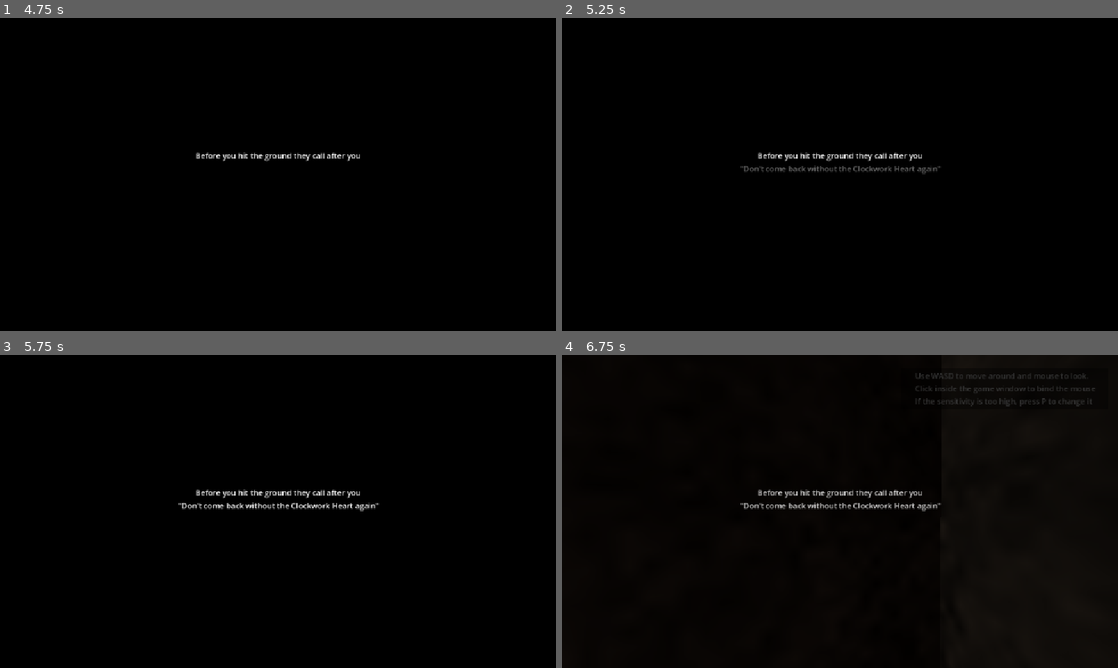
Above: before the commit, frames 1-4 (two rows, left to right).
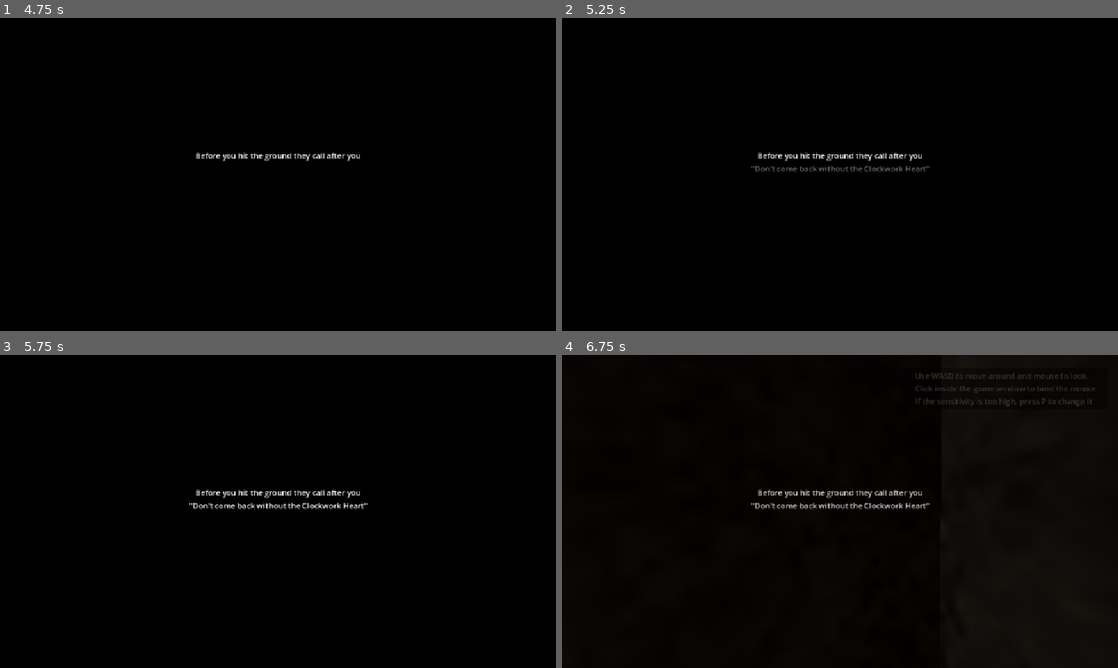
Above: after the commit, the same moments.

Repository: Adam-Gallina/ldj57
Game: Godot game, scene res://main.tscn
Same seed, same stepped clock (60 frames per second), same inputs: the game is played once before the commit and once after it. The engine's default icon, where the game draws it, is replaced by a stand-in: a white triangle on a blue panel in a dark square.
Inputs (mouse positions are in pixels of both pictures, inside the frame that each line leads up to):
- Up to frame 1 (4.75 s): click "Play" at 0.5 s; click "Play" at 1.25 s; move the mouse to (305, 174) at 2.02 s; hold W (Forward) from 2.03 s (still down); click (305, 174) at 2.1 s; tap Enter at 2.75, 4.25 s; move the mouse to (250, 174) at 2.77 s; tap Shift at 2.85, 4.35 s; tap Space at 3.5 s; move the mouse to (289, 168) at 3.52 s; click (289, 168) at 3.6 s; move the mouse to (272, 180) at 4.27 s
- Up to frame 2 (5.25 s): keep holding W (Forward); tap Space at 5 s; move the mouse to (878, 177) at 5.02 s; click (878, 177) at 5.1 s
- Up to frame 3 (5.75 s): keep holding W (Forward)
- Up to frame 4 (6.75 s): keep holding W (Forward); tap Enter at 5.75 s; move the mouse to (795, 508) at 5.77 s; tap Shift at 5.85 s; tap Space at 6.5 s; move the mouse to (845, 511) at 6.52 s; click (845, 511) at 6.6 s

Frame 1 is identical in both runs. In frame 2, 0.3% of the frame differs, in the area x 32-68%, y 47-50%; in frame 3, 0.5%, in the area x 32-69%, y 47-50%; in frame 4, 0.5%.

Commit message:
Fixed hints on gears

Diff:
--- a/Map.tscn
+++ b/Map.tscn
@@ -2041,7 +2041,7 @@
 [node name="SmallGear" parent="Rooms/Workshop/HallDoorTile/EntranceGears/GearMount" instance=ExtResource("11_0odt2")]
 transform = Transform3D(1, 0, 0, 0, -4.37114e-08, 1, 0, -1, -4.37114e-08, 0, 0, 0)
 
-[node name="Alert2" parent="Rooms/Workshop/HallDoorTile/EntranceGears/GearMount/SmallGear" instance=ExtResource("16_obikd")]
+[node name="Alert" parent="Rooms/Workshop/HallDoorTile/EntranceGears/GearMount/SmallGear" instance=ExtResource("16_obikd")]
 transform = Transform3D(1, 0, 0, 0, -4.37114e-08, -1, 0, 1, -4.37114e-08, 0, 0, 0)
 
 [node name="GearMount5" parent="Rooms/Workshop/HallDoorTile/EntranceGears" instance=ExtResource("8_iye0r")]
@@ -2379,13 +2379,14 @@
 [node name="LargeGear" parent="Rooms/Hallway" instance=ExtResource("13_275sb")]
 transform = Transform3D(1, 0, 0, 0, 0.636711, 0.771103, 0, -0.771103, 0.636711, -11.5581, 0.286917, 4.66991)
 
-[node name="Alert2" parent="Rooms/Hallway/LargeGear" instance=ExtResource("16_obikd")]
-transform = Transform3D(1, 0, 0, 0, 0.522975, -0.852348, 0, 0.852348, 0.522975, 0, 0, 0)
+[node name="Alert" parent="Rooms/Hallway/LargeGear" instance=ExtResource("16_obikd")]
+transform = Transform3D(1, 0, 0, 0, 0.606141, -0.795357, 0, 0.795357, 0.606141, 0, 0, 0)
 
 [node name="MediumGear" parent="Rooms/Hallway" instance=ExtResource("14_lf0el")]
 transform = Transform3D(1, 0, 0, 0, 1, 0, 0, 0, 1, -3.9056, 0, 10.5242)
 
-[node name="Alert2" parent="Rooms/Hallway/MediumGear" instance=ExtResource("16_obikd")]
+[node name="Alert" parent="Rooms/Hallway/MediumGear" instance=ExtResource("16_obikd")]
+transform = Transform3D(1, 0, 0, 0, 1, 0, 0, 0, 1, 0, 0.287822, 0)
 
 [node name="Closet" type="Node3D" parent="Rooms"]
 
@@ -3001,7 +3002,7 @@
 transform = Transform3D(1, 0, 0, 0, 0.786288, -0.61786, 0, 0.61786, 0.786288, 0, -0.345445, -0.271448)
 
 [node name="Player" parent="." instance=ExtResource("4_0f2yp")]
-transform = Transform3D(0.420038, 0, 0.907506, 0, 1, 0, -0.907506, 0, 0.420038, 1.83797, 1.90735e-06, -2.35969)
+transform = Transform3D(0.420038, 0, 0.907506, 0, 1, 0, -0.907506, 0, 0.420038, 0.749411, 2.86102e-06, -2.38381)
 
 [node name="Crank" parent="." instance=ExtResource("14_hniq5")]
 transform = Transform3D(1, 0, 0, 0, 1, 0, 0, 0, 1, -18.7526, 0, -11.6201)
@@ -3239,7 +3240,7 @@
 offset_bottom = 24.5
 grow_horizontal = 2
 grow_vertical = 2
-text = "\"Don't come back without the Clockwork Heart again\""
+text = "\"Don't come back without the Clockwork Heart\""
 horizontal_alignment = 1
 
 [node name="Label3" type="Label" parent="AnimatedCanvasLayer"]
